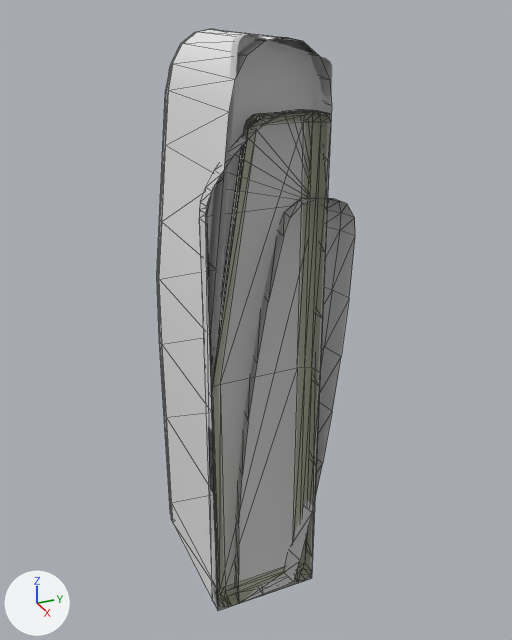
The glTF model models/sofas/sofa/components/singlebackR.gltf, before and after one commit.
One viewpoint serves both versions: a 50 mm camera at (0.709, -0.259, 0.801) aimed at (-0.11, 0.11, 0.391). Lighting does not change. The marker at lower left points along +X, +Y and +Z. Mesh edges are drawn as thin lines on the coarser meshes. Where no turn or scale is listed for an object, it has been applied to the vertices. Vertices at the same position are counted once.

The first picture shows '1.001', '2.001', 'Back', 'Back.002', 'Back.1'.
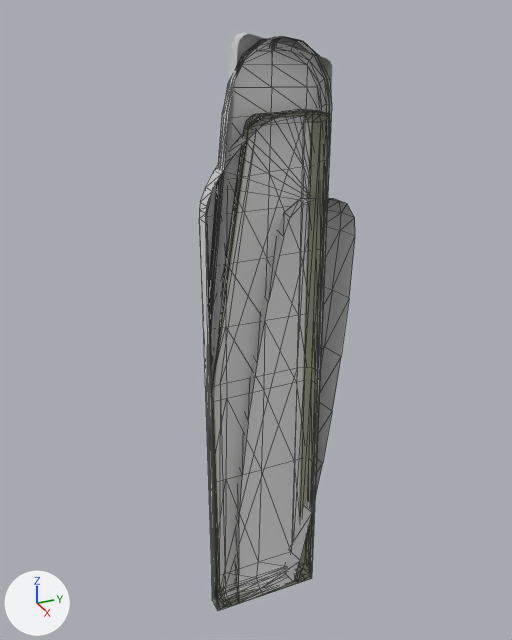
The newer file is also turned or shifted as a whole; pictures and numbers use the older file's frame.

Location of each change, [x1, y1, x2, y2] in pixels of the pictures (512 x 640 px):
'Back', reshaped (29% narrower): before [157, 29, 332, 611]; after [208, 37, 332, 610]
'2.001', unchanged, covered by the edit: [208, 33, 332, 608] in both

The change, as a list of edits to the scene's bpy script:
```text
Change mat_sofa_002:
    mat_sofa_002.base_color: (0.376, 0.392, 0.298) -> (0.8, 0.8, 0.8)  # grey #a5a894 -> white #e7e7e7
Change mat_sofa_003:
    mat_sofa_003.base_color: (0.8, 0.8, 0.8) -> (0.376, 0.392, 0.298)  # white #e7e7e7 -> grey #a5a894
Change me_back_1:
    where me_back_1.from_pydata(...)  # 60 vertices, 100 faces; spans x -0.025..0.0, y 0.0..0.152, z 0.0..0.686
    remove me_back_1.materials.append(mat_sofa_002)  # grey #a5a894
    add me_back_1.materials.append(mat_sofa_003)  # grey #a5a894
Change me_back:
    where me_back.from_pydata(...)  # 207 vertices, 382 faces; spans x -0.224..0.0, y 0.0..0.152, z 0.0..0.762
    used by ob_back; location = (0.0, 0.0, 0.0)
    remove me_back.materials.append(mat_sofa_003)  # white #e7e7e7
    me_back part 1: all 177 vertices in x -0.224..-0.206, y 0.0..0.152, z 0.0..0.762 are moved by (0.2, 0.0, 0.0)
    add me_back.materials.append(mat_sofa_002)  # white #e7e7e7
```
